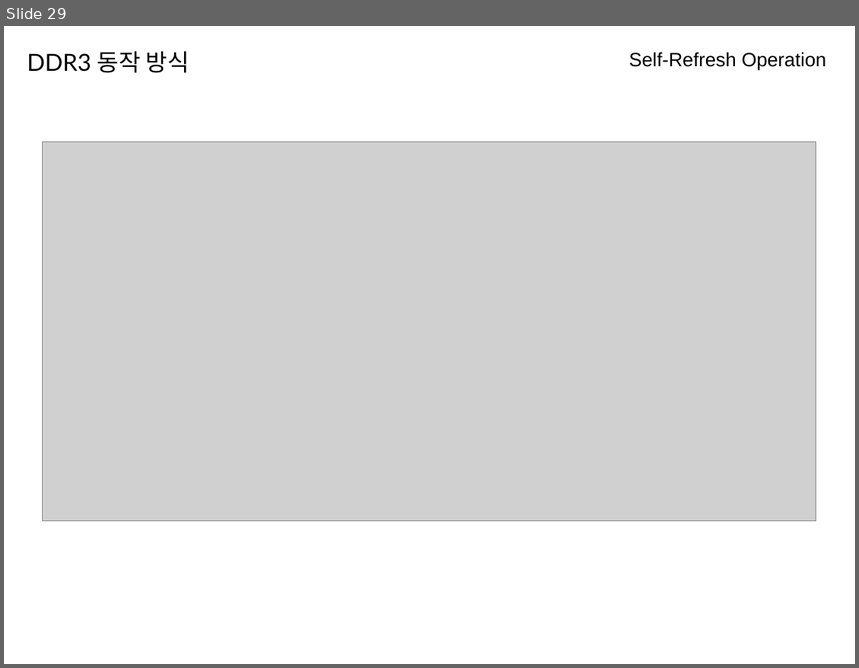
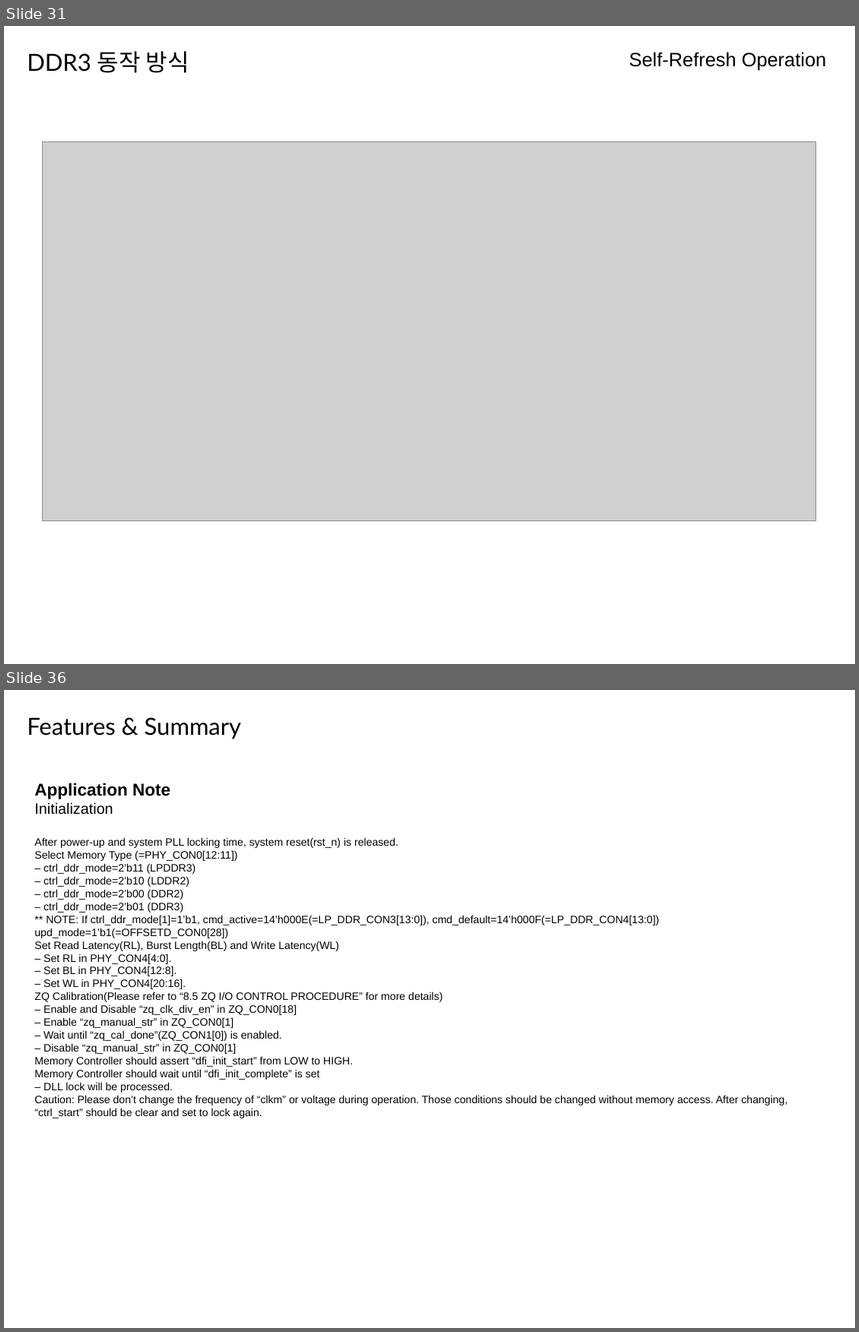
Before and after one commit to kchhero/kchhero.github.io, a slide deck: _posts_data/DDR3_세미나.odp. Shown one above the other, each under a label of ours: slide 29 before the commit, slides 31 and 36 after it; the slides between them are not shown. The pictures are 859x668 and 859x1332 pixels, drawn with LibreOffice and Linux fonts; fonts in the diff are those of the drawing; grey boxes stand for pictures. Boxes give left, top, right and bottom in pixels: in the first picture for what was removed or moved away, otherwise in the second. Text is boxed around its words. In the diff, an @@ line names an element or a change of style, - is before the commit and + after.

```diff
--- a/_posts_data/DDR3_세미나.odp
+++ b/_posts_data/DDR3_세미나.odp
@@ slide 36 added at (x1=4, y1=690, x2=855, y2=1328), background #FFFFFF @@
@@ text added at (x1=27, y1=717, x2=241, y2=739), 22 pt, text #000000 @@
+Features & Summary
@@ text added at (x1=34, y1=783, x2=788, y2=1119), 10 pt, text #000000 @@
+Application Note
+Initialization
+After power-up and system PLL locking time, system reset(rst_n) is released.
+Select Memory Type (=PHY_CON0[12:11])
+– ctrl_ddr_mode=2’b11 (LPDDR3)
+– ctrl_ddr_mode=2’b10 (LDDR2)
+– ctrl_ddr_mode=2’b00 (DDR2)
+– ctrl_ddr_mode=2’b01 (DDR3)
+** NOTE: If ctrl_ddr_mode[1]=1’b1, cmd_active=14’h000E(=LP_DDR_CON3[13:0]), cmd_default=14’h000F(=LP_DDR_CON4[13:0]) upd_mode=1’b1(=OFFSETD_CON0[28])
+Set Read Latency(RL), Burst Length(BL) and Write Latency(WL)
+– Set RL in PHY_CON4[4:0].
+– Set BL in PHY_CON4[12:8].
+– Set WL in PHY_CON4[20:16].
+ZQ Calibration(Please refer to “8.5 ZQ I/O CONTROL PROCEDURE” for more details)
+– Enable and Disable “zq_clk_div_en” in ZQ_CON0[18]
+– Enable “zq_manual_str” in ZQ_CON0[1]
+– Wait until “zq_cal_done”(ZQ_CON1[0]) is enabled.
+– Disable “zq_manual_str” in ZQ_CON0[1]
+Memory Controller should assert “dfi_init_start” from LOW to HIGH.
+Memory Controller should wait until “dfi_init_complete” is set
+– DLL lock will be processed.
+Caution: Please don’t change the frequency of “clkm” or voltage during operation. Those conditions should be changed without memory access. After changing, “ctrl_start” should be clear and set to lock again.
@@ what was slide 29 is now slide 31 @@
```
Also in this commit, not shown: 1 slide changed, 26 other slides added, 10 slides removed.
